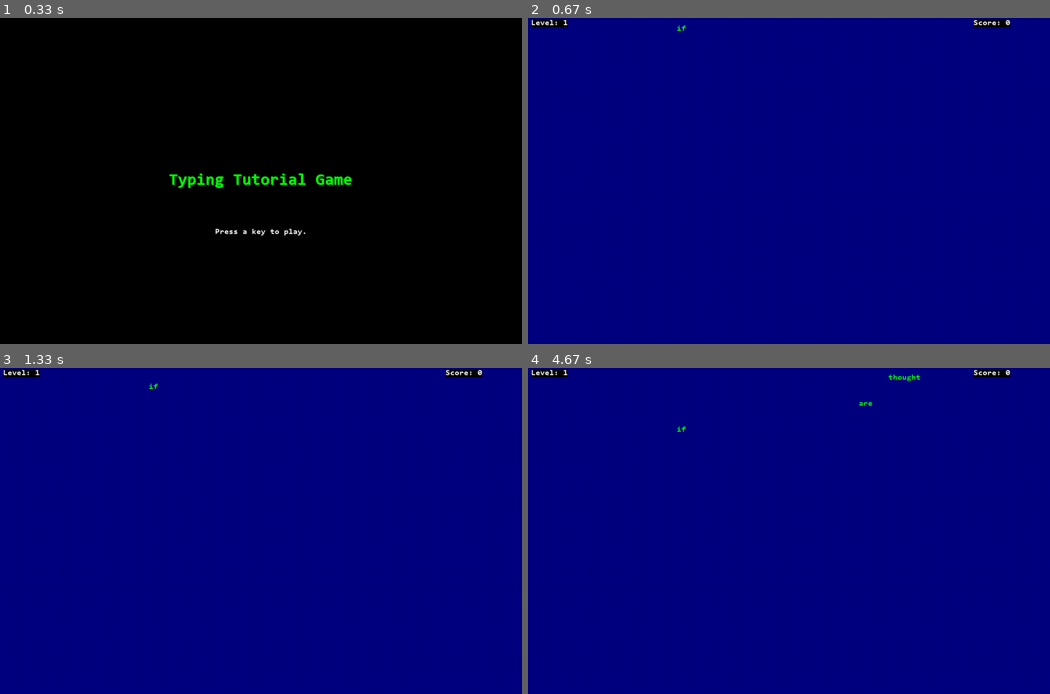
Above: before the commit, frames 1-4 (two rows, left to right).
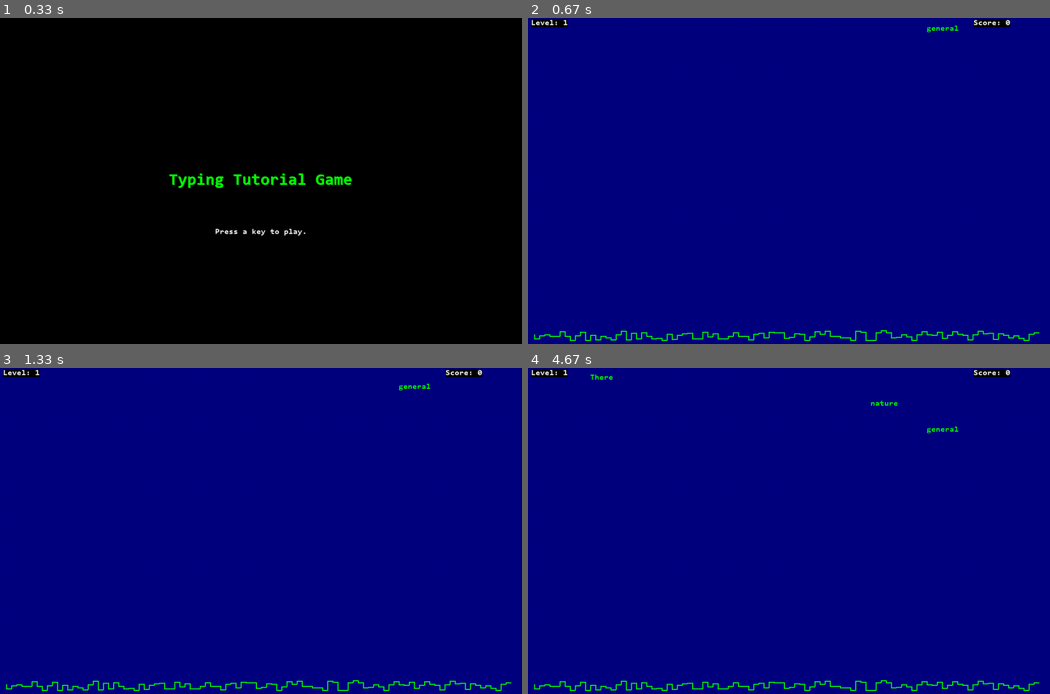
Above: after the commit, the same moments.

Repository: arynchoong/TypingTutorGame
Game: pygame game, started from python/src/game.py
Two runs of this game, one before a commit and one after it. Both use one fixed random seed, a clock stepped at 60 frames per second and the inputs below.
Inputs:
- Up to frame 1 (0.33 s): no input
- Up to frame 2 (0.67 s): tap Enter at 0.33 s
- Up to frame 3 (1.33 s): tap Space at 0.67 s
- Up to frame 4 (4.67 s): no input

Frame 1 is identical in both runs. In frame 2, 0.8% of the frame differs, in the area x 1-98%, y 2-100%; in frame 3, 0.8%; in frame 4, 0.9%, in the area x 1-98%, y 1-100%.

Commit message:
Add cityline, collision
- Also added selecting words that has no duplicate first character.

Diff:
--- a/python/src/game.py
+++ b/python/src/game.py
@@ -29,6 +29,9 @@
 PLAYING = 2
 SCORE = 3
 GAMEOVER = 4
+
+FONTSIZE = 16
+FONTWIDTH = 9 # based on Consolas Bold 16 pt font size
 
 class TypingTutor:
     def __init__(self):
@@ -41,7 +44,7 @@
         self.ydelta = 1
         self.levels = 30 # number of levels in the game
         self.wordlist = self.init_words()
-        self.levelwordcount = 200
+        self.levelwordcount = 1000
         self.levelwords = None
         self.font = None
         self.bigfont = None
@@ -52,7 +55,7 @@
         self.score = 0
         self.high_score = 0
         self.falling = None # active gameplay words
-        self.cityline = [1]* int((self.width - MARGINX*2)/2)
+        self.cityline = None
 
     def on_init(self):
         pygame.init()
@@ -144,7 +147,17 @@
         else:
             if len(self.wordlist) > (self.levelwordcount * level):
                 words = self.wordlist[:(self.levelwordcount * level)]
-            self.levelwords = random.sample(words,k=20+(10*level))
+            # Randomly select, makesure there is no duplicate first char
+            self.levelwords = []
+            firstchar = []
+            i = 0
+            num_words = (20+(5*level))
+            while (i < num_words):
+                word = random.choice(words)
+                if not (word[0] in firstchar):
+                    firstchar.append(word[0])
+                    self.levelwords.append(word)
+                    i+=1
         return
 
     def text_objs(self, text, font, color):
@@ -160,7 +173,7 @@
         while(self.state != GAMEOVER):
             self.set_level_words(self.level)
             self.words = Words(self.levelwords)
-            self.cityline = None # cityline sprite objects
+            self.init_cityline()
             self.keyhit = None
             while (self.state == PLAYING):
                 for event in pygame.event.get():
@@ -177,25 +190,69 @@
         return
 
     def game_loop(self):
+        # cityline
+        if all(flag == 0 for (flag, y) in self.cityline):
+            self.state = GAMEOVER
+            return
+
+        # words
         self.words.move(self.ydelta)
+        # check for cityline collision and remove
+        collision = [w for w in self.words.game_words if w.get_y() >= BOUNDY]
+        for w in collision:
+            startidx = int((w.get_x()-MARGINX) / 10)
+            endidx = (startidx + int((FONTWIDTH * w.get_len()) / 10))
+            for i in range(startidx, endidx+1):
+                self.cityline[i][0] = 0
+        self.words.cleanup()
+
         if self.words.isEmpty():
             # level up
             self.level += 1
             self.state = SCORE
             if self.fps < 60:
                 self.fps += 25
-            else:
+            elif self.ydelta < 3:
                 self.ydelta +=1
             if self.add_timeout > 900:
-                self.add_timeout -= 100
-        elif not self.words.game_words:
-            self.words.add_word()
+                self.add_timeout -= 150
+        else:
+            self.game_add_word()
+        return
+
+    def game_add_word(self):
+        # calculate list of 10 city blocks available
+        avail_block = []
+        for idx, block in enumerate(self.cityline):
+            if block[0] == 1:
+                avail_block.append(idx)
+
+        if not self.words.game_words:
+            self.words.add_word(avail_block)
             self.last_add = pygame.time.get_ticks()
         else:
             if ((pygame.time.get_ticks() - self.last_add)
                   > self.add_timeout):
-                self.words.add_word()
+                avail_block = self.check_words_city(avail_block)
+                self.words.add_word(avail_block)
                 self.last_add = pygame.time.get_ticks()
+            if self.typingflag:
+                if all(w.typedidx < 0 for w in self.words.game_words):
+                    self.typingflag = False
+        return
+
+    def check_words_city(self, avail_block):
+        new_avail = avail_block.copy()
+        # remove blocks with words above them
+        for word in self.words.game_words:
+            startidx = int((word.get_x()-(MARGINX))/10)
+            endidx = startidx + int(word.get_len()/10)
+            for idx in range(startidx,endidx+1):
+                if idx in new_avail:
+                    new_avail.remove(idx)
+        if new_avail:
+            return new_avail
+        return avail_block
 
     def game_render(self):
         self._display_surf.fill(BLUE)
@@ -223,9 +280,19 @@
                 wordRect.topleft = (word.x, word.y)
                 self._display_surf.blit(wordSurf, wordRect)
 
-        # remove cityline for del_list
-
         # RENDER CITYLINE
+        for i in range(1,len(self.cityline)):
+            if (self.cityline[i][0]==0):
+                continue
+            startx = ((i-1)*10) + MARGINX*2
+            starty = 612 + self.cityline[i-1][1]
+            endx = (i*10) + MARGINX*2
+            endy = 612 + self.cityline[i][1]
+            pygame.draw.lines(self._display_surf, GREEN, False,
+                             [(startx,starty), (startx,endy), (endx,endy)],
+                             2)
+
+        # Update display
         pygame.display.flip()
         return
 
@@ -267,8 +334,6 @@
                     else:
                         word.typed_reset()
                         self.typingflag = False
-            if all(w.typedidx < 0 for w in self.words.game_words):
-                self.typingflag = False
         else:
             for word in self.words.game_words:
                 if word.text[0] == self.keyhit:
@@ -281,6 +346,13 @@
         self.keyhit = None
         return
 
+    def init_cityline(self):
+        self.cityline = []
+        for i in range(int((self.width-MARGINX*2)/10)):
+            self.cityline.append([1, random.randint(1,20)])
+        self.cityline[-1][0] = 0
+        return
+
 
 if __name__ == "__main__":
     typing_tutor = TypingTutor()
--- a/python/src/words.py
+++ b/python/src/words.py
@@ -11,6 +11,7 @@
 STARTY = 20
 MARGINX = 6
 BOUNDY = 600
+FONTWIDTH = 9 # based on Consolas Bold 16 pt font size
 
 class Word:
     def __init__(self, word):
@@ -69,14 +70,23 @@
         self.font_size = font_size
         self.game_words = []
 
-    def add_word(self):
+    def add_word(self, avail_block = None):
         if not self.wordlist:
             return False
         else:
             word = Word(self.wordlist.pop(0))
-            # randomize start x of word
-            bound_x = self.max_x - (self.font_size * word.len)
-            word.set_x(random.randint(MARGINX,bound_x))
+            # calculate max x of word
+            bound_x = self.max_x - (FONTWIDTH * word.get_len())
+            if not avail_block:
+                word.set_x(random.randint(MARGINX*2,bound_x))
+            else:
+                # randomly select block
+                idx = random.choice(avail_block)
+                # calculate start x of word
+                if (idx*10) > bound_x:
+                    word.set_x(bound_x)
+                else:
+                    word.set_x((idx*10)+(MARGINX*2))
             self.game_words.append(word)
             return True
 
@@ -87,7 +97,6 @@
             word.move(delta)
             if word.y >= BOUNDY:
                 word.set_remove()
-        self.cleanup()
         return
 
     def isEmpty(self):
